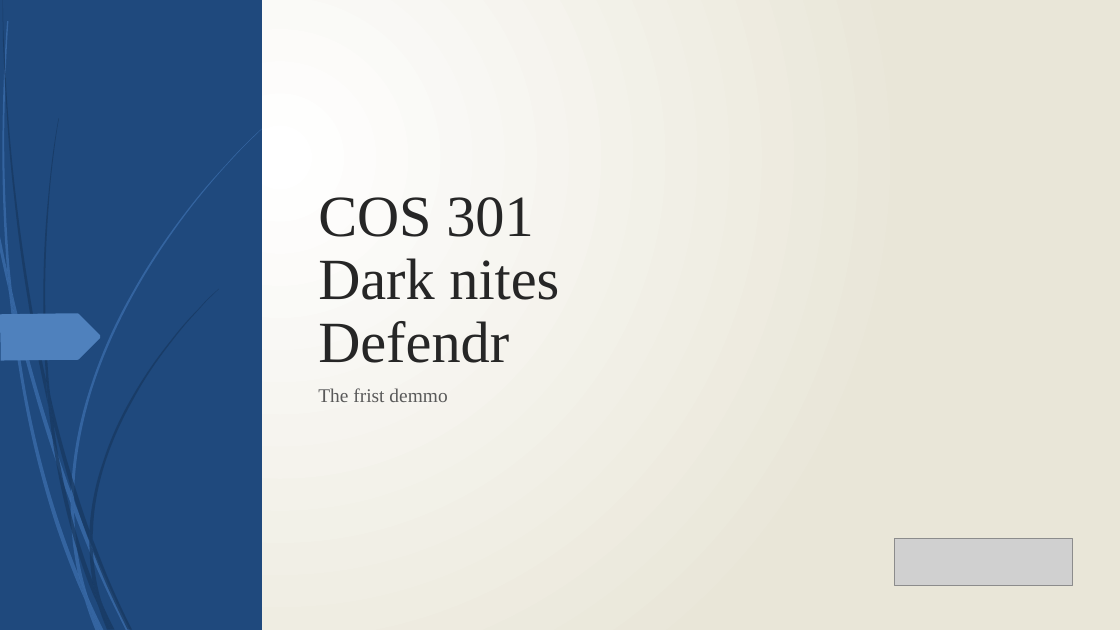
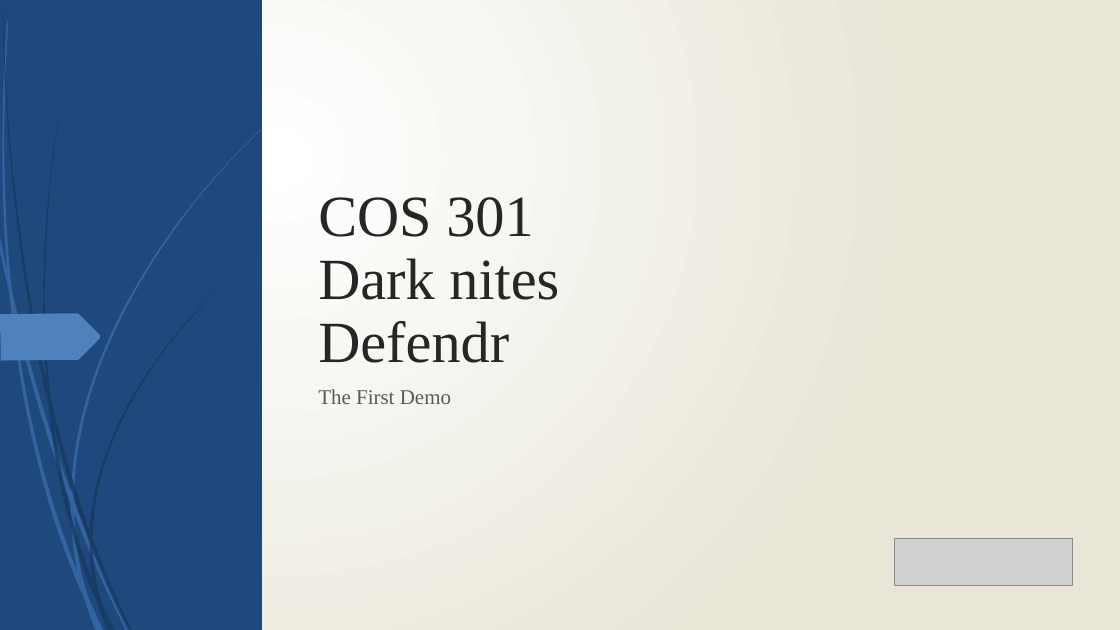
Before and after one commit to cos301-2019-se/Defendr, a slide deck: slide 1 of SRS/SlideShow.pptx. Drawn at 1120x630 pixels with LibreOffice and Linux fonts; fonts in the diff are those of the drawing; grey boxes stand for pictures. Boxes give left, top, right and bottom in pixels: in the first picture for what was removed or moved away, otherwise in the second. Text is boxed around its words. In the diff, an @@ line names an element or a change of style, - is before the commit and + after.

Commit message:
Edited Grammar and Wording

```diff
--- a/SRS/SlideShow.pptx
+++ b/SRS/SlideShow.pptx
@@ subtitle at [318,389,451,404]: text changed; size 16.6 to 18 pt @@
-The frist demmo
+The First Demo
```
Also in this commit, not shown: 3 other slides changed.
